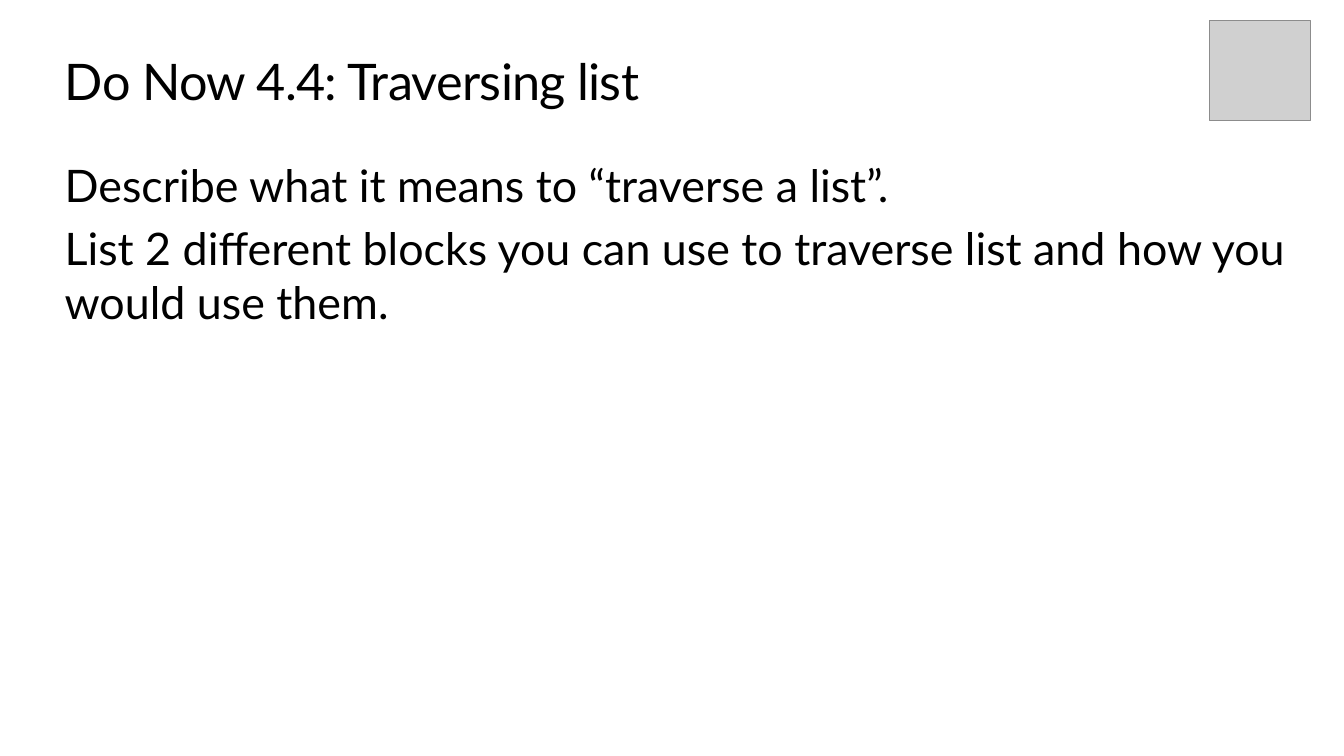
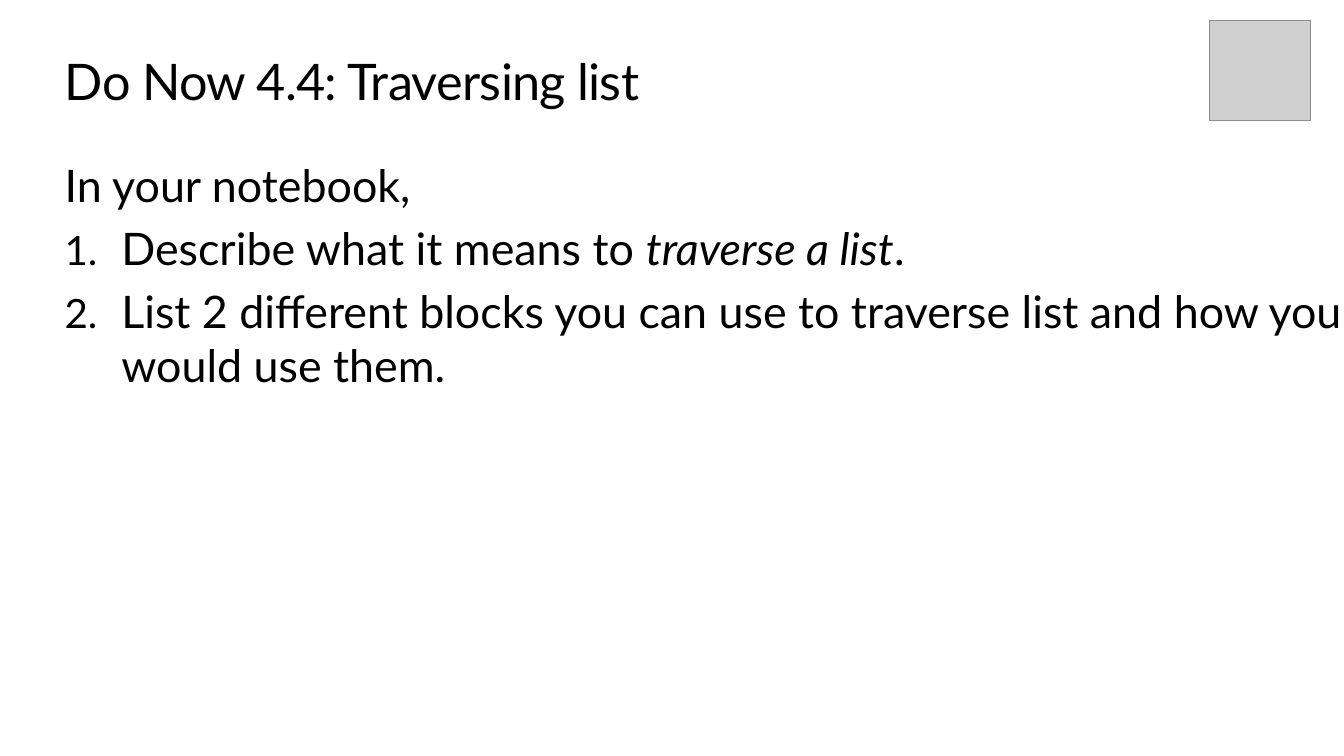
Before and after one commit to TEALSK12/introduction-to-computer-science, a slide deck: slide 4 of docs/slidedecks/TEALS SNAP 4.4.pptx. Drawn at 1344x756 pixels with LibreOffice and Linux fonts; fonts in the diff are those of the drawing; grey boxes stand for pictures; background and template pictures are left out. Boxes give left, top, right and bottom in pixels: in the first picture for what was removed or moved away, otherwise in the second. Text is boxed around its words. In the diff, an @@ line names an element or a change of style, - is before the commit and + after.

```diff
--- a/docs/slidedecks/TEALS SNAP 4.4.pptx
+++ b/docs/slidedecks/TEALS SNAP 4.4.pptx
@@ text at (65,169,905,266): text changed @@
-Describe what it means to “traverse a list”.
+In your notebook,
+1. Describe what it means to traverse a list.
@@ text at (121,295,1342,383): bullet none to 1. @@
```
Also in this commit, not shown: 4 other slides changed, 1 slide removed, 25 other files.
